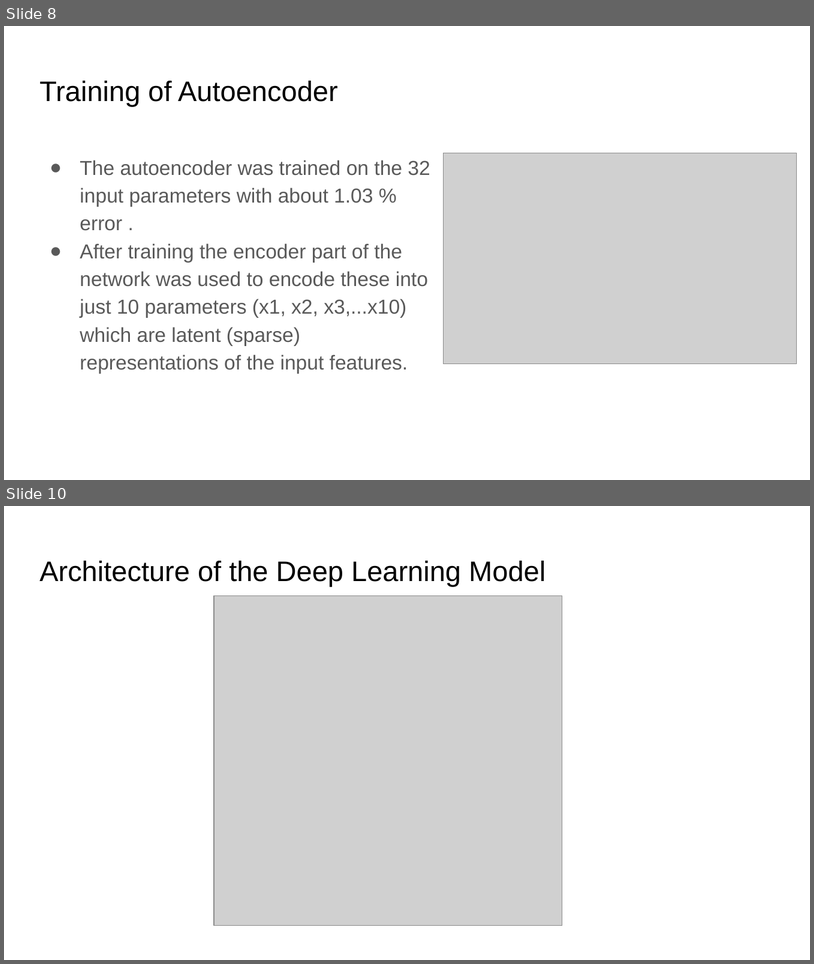
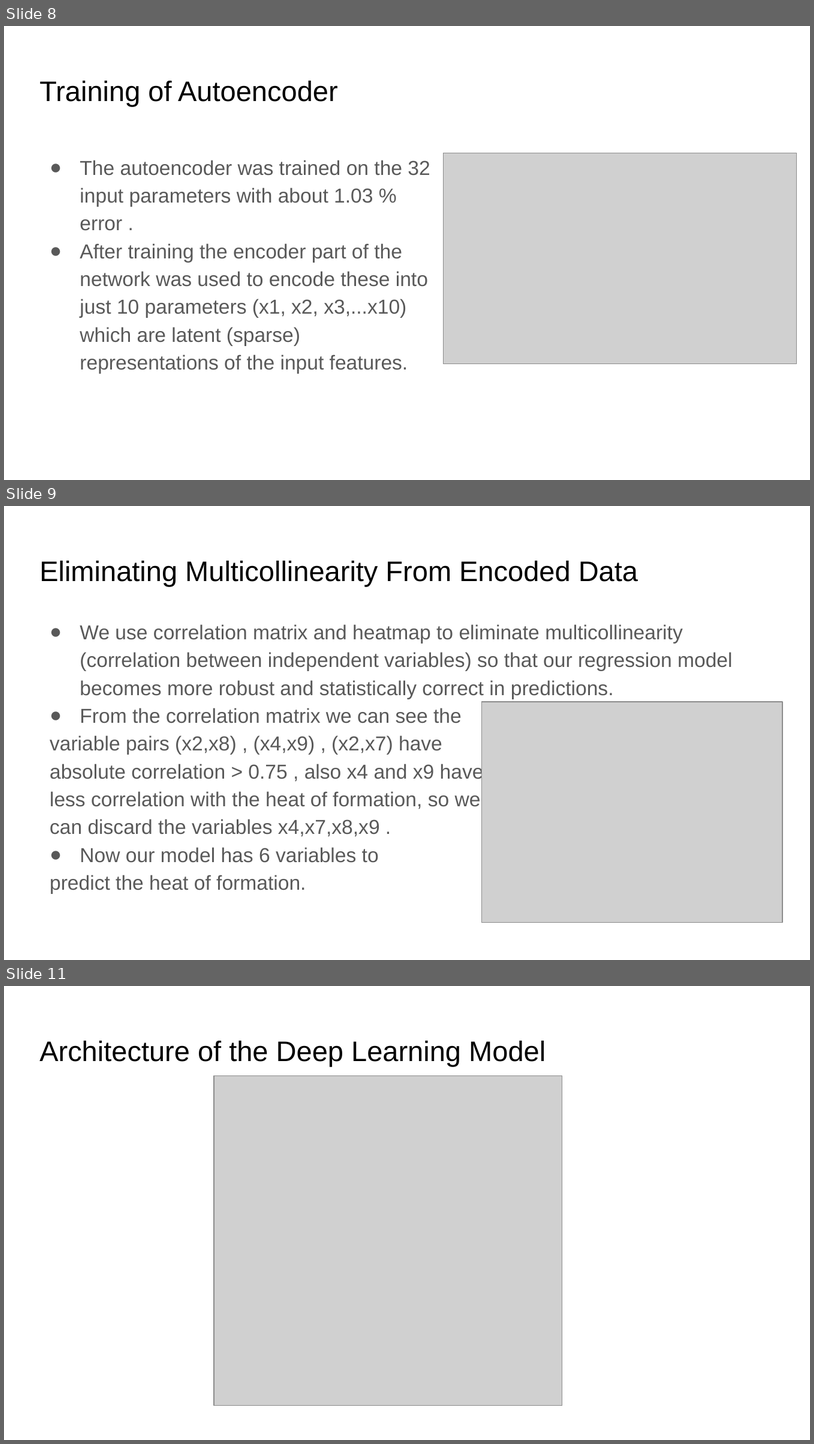
Before and after one commit to nav-neit/Stability-of-Perovskite-Materials-using-DeepLearning, a slide deck: Stability of Perovskite Materials using Machine Learning.pptx. Shown one above the other, each under a label of ours: slides 8 and 10 before the commit, slides 8, 9 and 11 after it; the slides between them are not shown. The pictures are 814x964 and 814x1444 pixels, drawn with LibreOffice and Linux fonts; fonts in the diff are those of the drawing; grey boxes stand for pictures. Boxes give left, top, right and bottom in pixels: in the first picture for what was removed or moved away, otherwise in the second. Text is boxed around its words. In the diff, an @@ line names an element or a change of style, - is before the commit and + after.

```diff
--- a/Stability of Perovskite Materials using Machine Learning.pptx
+++ b/Stability of Perovskite Materials using Machine Learning.pptx
@@ slide 9 added at [4,506,810,960], background #FFFFFF @@
@@ title added at [39,561,638,586], 25.2 pt, text #000000 @@
+Eliminating Multicollinearity From Encoded Data
@@ text added at [50,624,732,893], 18 pt, text #595959 @@
+● We use correlation matrix and heatmap to eliminate multicollinearity (correlation between independent variables) so that our regression model becomes more robust and statistically correct in predictions.
+● From the correlation matrix we can see the
+variable pairs (x2,x8) , (x4,x9) , (x2,x7) have
+absolute correlation > 0.75 , also x4 and x9 have
+less correlation with the heat of formation, so we
+can discard the variables x4,x7,x8,x9 .
+● Now our model has 6 variables to
+predict the heat of formation.
@@ picture added at [482,702,782,922] @@
@@ what was slide 10 is now slide 11 @@
```
Also in this commit, not shown: 2 slides changed, 1 other slide added, 1 other file.
